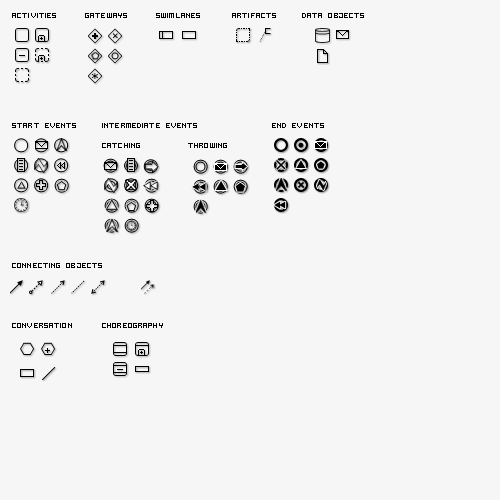
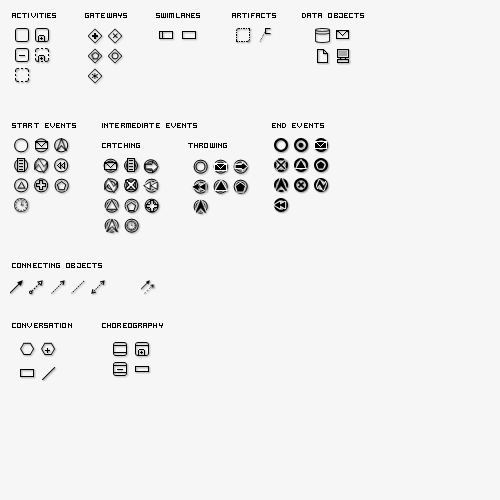
Layered file, before and after one edit (500x500). Changes by layer:
added layer "IT-System" in group "Data Objects" over box(337, 49, 349, 63)
